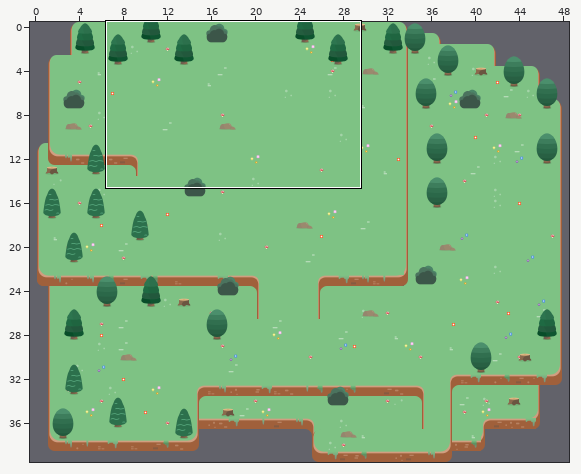
One commit to this Tiled map: assets/level1.tmx. The picture above shows the old version from afar; the outline marks the close-up.
Close-up. As it was:
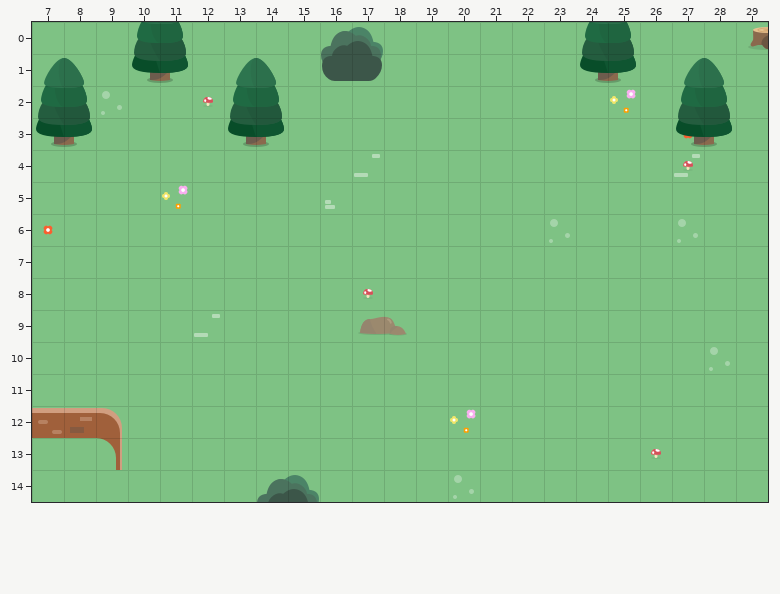
Cells are 32x32 px. Shown: x 7..29, y 0..14.
The result:
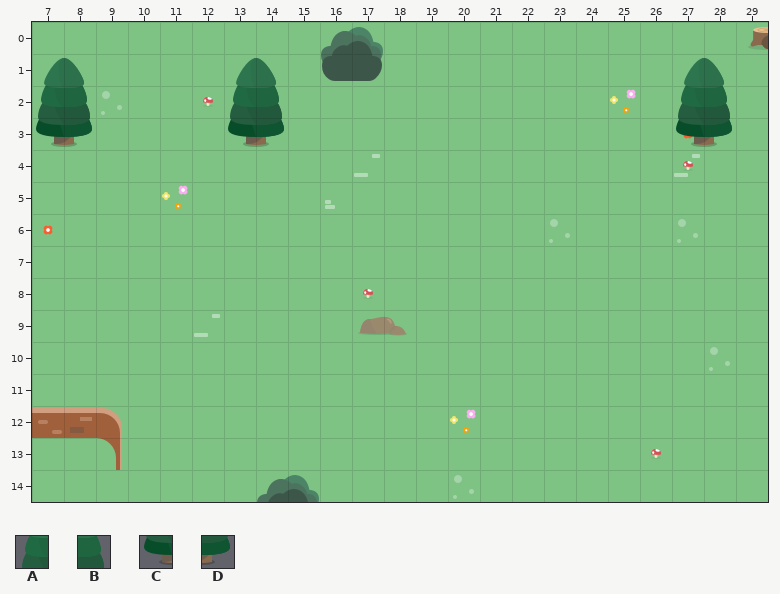
Key: from "assets": A 253, B 254, C 282, D 283.
_ is an empty cell.
What changed:
Layer "World":
y 1: x 10..11 CD -> __; x 24..25 CD -> __
Layer "High":
y 0: x 10..11 AB -> __; x 24..25 AB -> __
Where, in picture pixels (left, top, right, bottom), the same in both close-ups:
removed: (132, 22, 188, 83)
removed: (580, 22, 636, 83)
